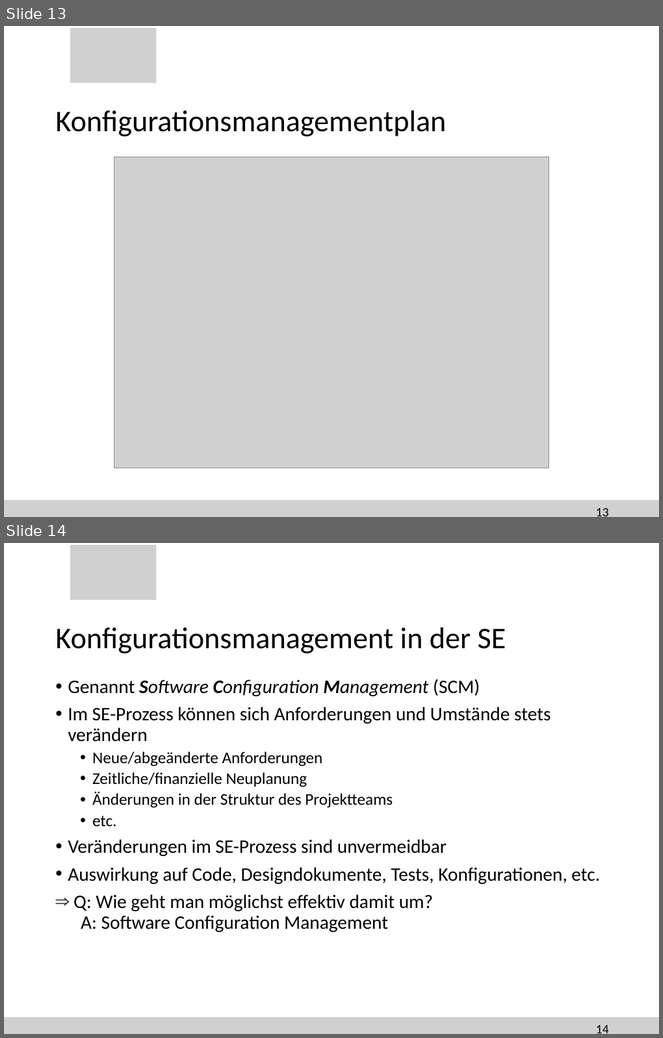
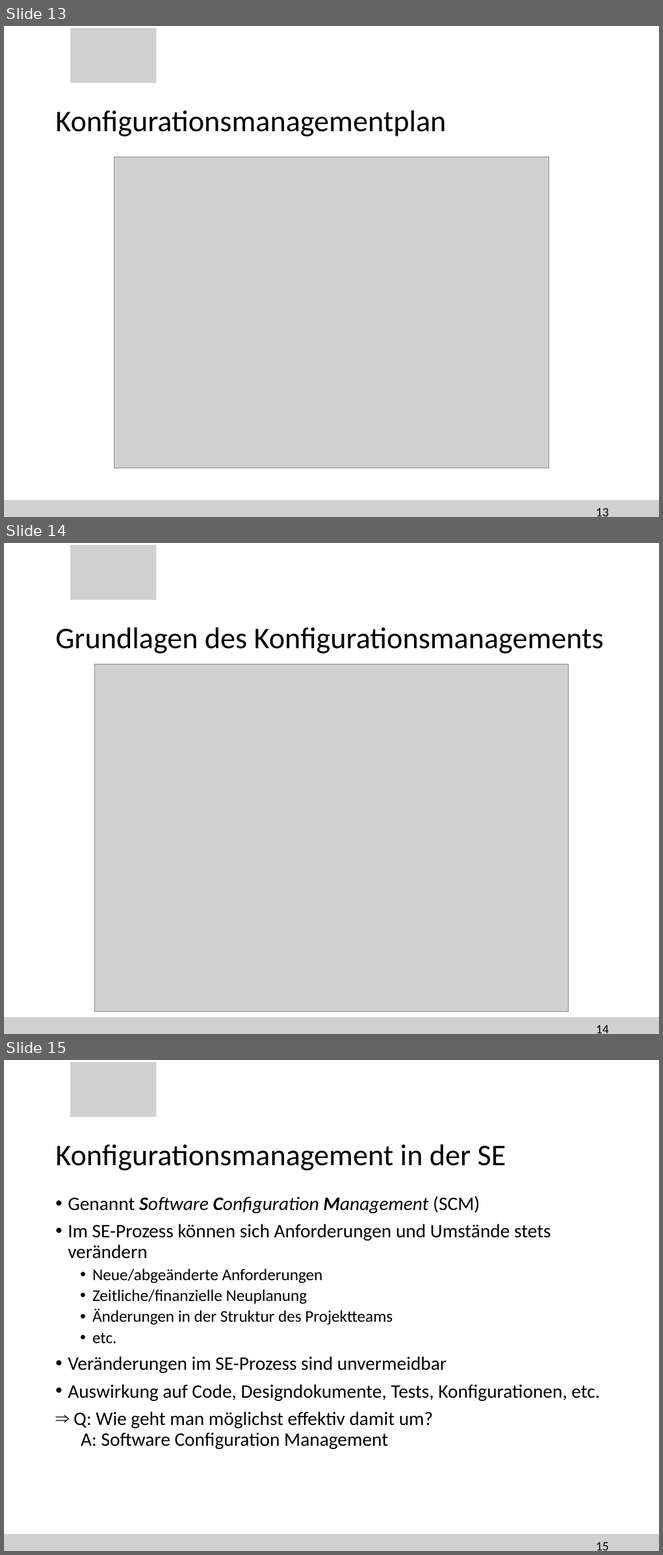
Before and after one commit to SteiMi/swm-seminar, a slide deck: Präsentation/seminar.pptx. Shown one above the other, each under a label of ours: slides 13 and 14 before the commit, slides 13, 14 and 15 after it. The pictures are 663x1038 and 663x1555 pixels, drawn with LibreOffice and Linux fonts; fonts in the diff are those of the drawing; grey boxes stand for pictures; background and template pictures are left out. Boxes give left, top, right and bottom in pixels: in the first picture for what was removed or moved away, otherwise in the second. Text is boxed around its words. In the diff, an @@ line names an element or a change of style, - is before the commit and + after.

Commit message:
kek

```diff
--- a/Präsentation/seminar.pptx
+++ b/Präsentation/seminar.pptx
@@ slide 14 added at box(4, 543, 659, 1034), background #FFFFFF; not listed: 2 template elements that a slide beside it also shows @@
@@ title added at box(55, 627, 604, 653), 33 pt, text #000000 @@
+Grundlagen des Konfigurationsmanagements
@@ picture added at box(95, 664, 569, 1012) @@
@@ page number added at box(596, 1025, 609, 1034), 14 pt, text #000000 @@
+14
@@ what was slide 14 is now slide 15 @@
@@ page number at box(596, 1542, 609, 1551): text changed @@
-14
+15
```
